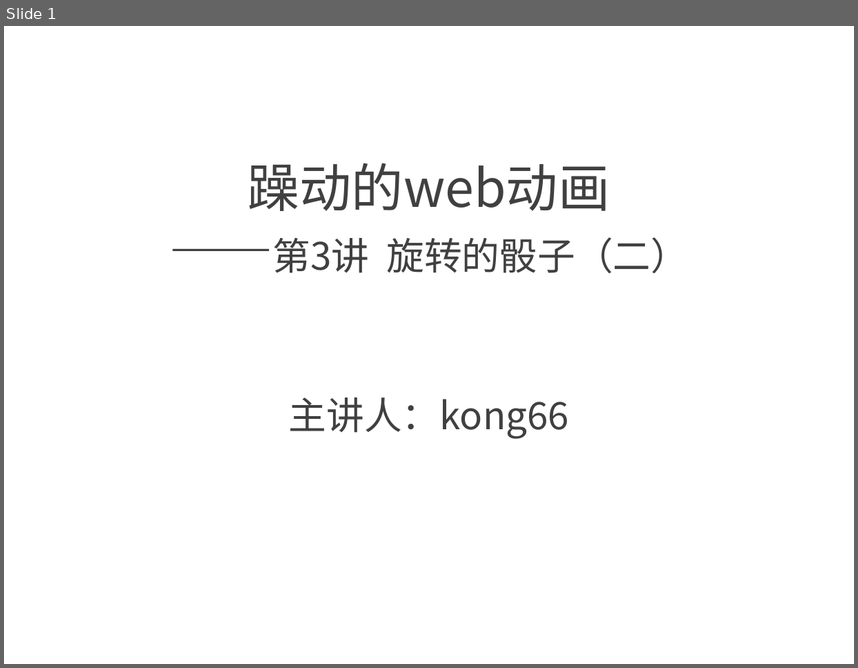
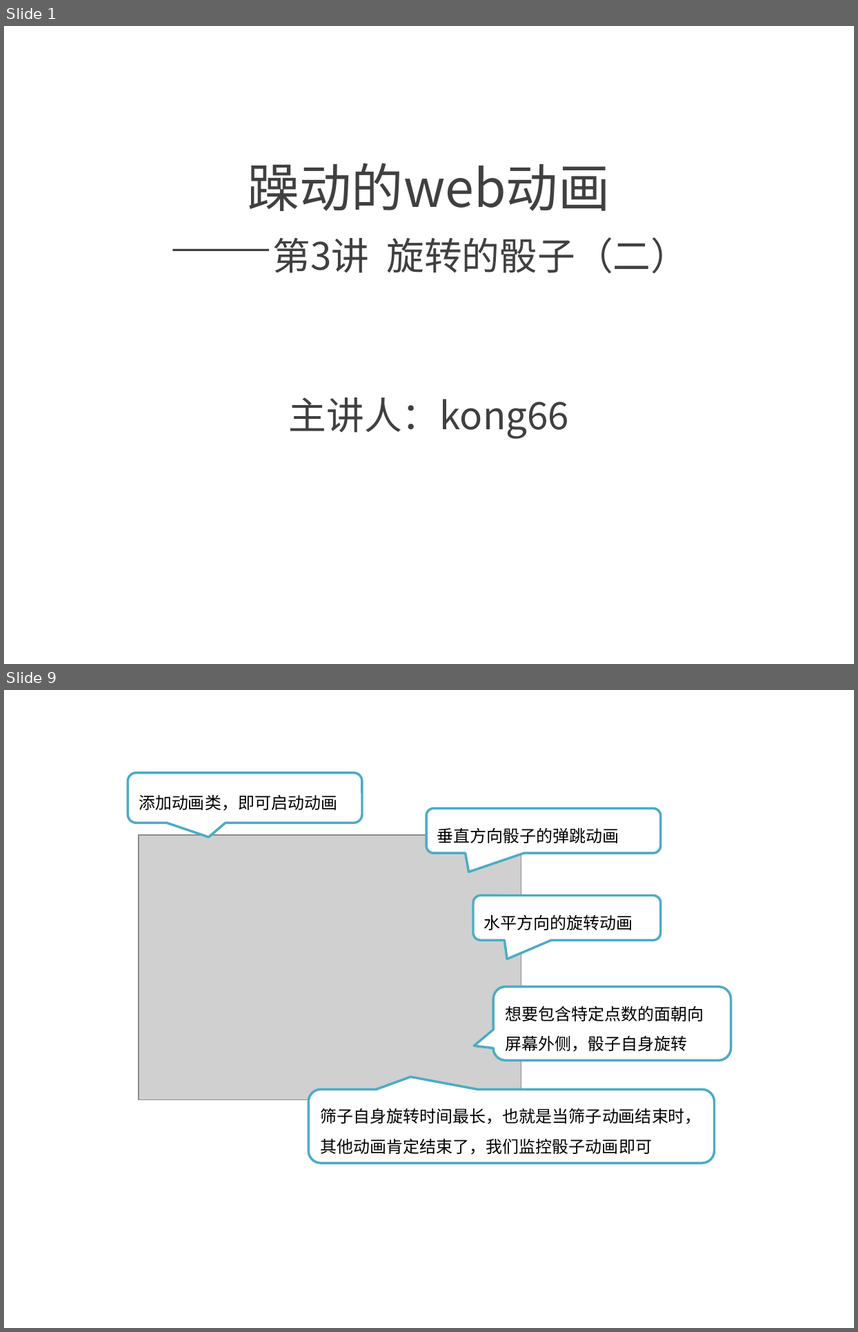
Before and after one commit to kong66/webAni, a slide deck: 3-dice2/dice.pptx. Shown one above the other, each under a label of ours: slide 1 before the commit, slides 1 and 9 after it; the slides between them are not shown. The pictures are 858x668 and 858x1332 pixels, drawn with LibreOffice and Linux fonts; fonts in the diff are those of the drawing; grey boxes stand for pictures. Boxes give left, top, right and bottom in pixels: in the first picture for what was removed or moved away, otherwise in the second. Text is boxed around its words. In the diff, an @@ line names an element or a change of style, - is before the commit and + after.

```diff
--- a/3-dice2/dice.pptx
+++ b/3-dice2/dice.pptx
@@ slide 9 added at (4, 690, 854, 1328), background #FFFFFF @@
@@ rounded speech box added at (128, 773, 363, 822), fill #FFFFFF, outline #4BACC6 2 pt, 14 pt, text #000000 @@
+添加动画类，即可启动动画
@@ rounded speech box added at (426, 808, 661, 854), fill #FFFFFF, outline #4BACC6 2 pt, 14 pt, text #000000 @@
+垂直方向骰子的弹跳动画
@@ picture added at (139, 836, 521, 1101) @@
@@ rounded speech box added at (473, 895, 660, 940), fill #FFFFFF, outline #4BACC6 2 pt, 14 pt, text #000000 @@
+水平方向的旋转动画
@@ rounded speech box added at (494, 987, 732, 1061), fill #FFFFFF, outline #4BACC6 2 pt, 14 pt, text #000000 @@
+想要包含特定点数的面朝向屏幕外侧，骰子自身旋转
@@ rounded speech box added at (308, 1089, 714, 1163), fill #FFFFFF, outline #4BACC6 2 pt, 14 pt, text #000000 @@
+筛子自身旋转时间最长，也就是当筛子动画结束时，其他动画肯定结束了，我们监控骰子动画即可
```
Also in this commit, not shown: 5 slides changed, 6 other slides added, 27 slides removed, 3 other files.
